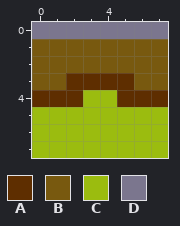
Two states of a pixel-art file, res/sprites/platform.aseprite. This is how it looked before the edit.
8x8 pixels, 1 frame.
Visible layers, top first: "Layer 1", "Background".
Palette (. is transparent): A #5e2e00  B #78590f  C #9bbc0f  D #7b768e
Pixels before, first column x 0:
0 DDDDDDDD
1 BBBBBBBB
2 BBBBBBBB
3 BBAAAABB
4 AAACCAAA
5 CCCCCCCC
6 CCCCCCCC
7 CCCCCCCC
New version:
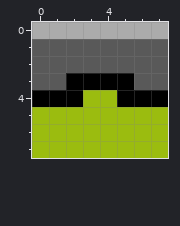
Edits made:
colour A: #5e2e00 -> #000000
colour B: #78590f -> #595959
colour D: #7b768e -> #ababab
Pixel boxes of the changes (left, top, right, bottom) in both pictures:
changed: (32, 22, 168, 107)
